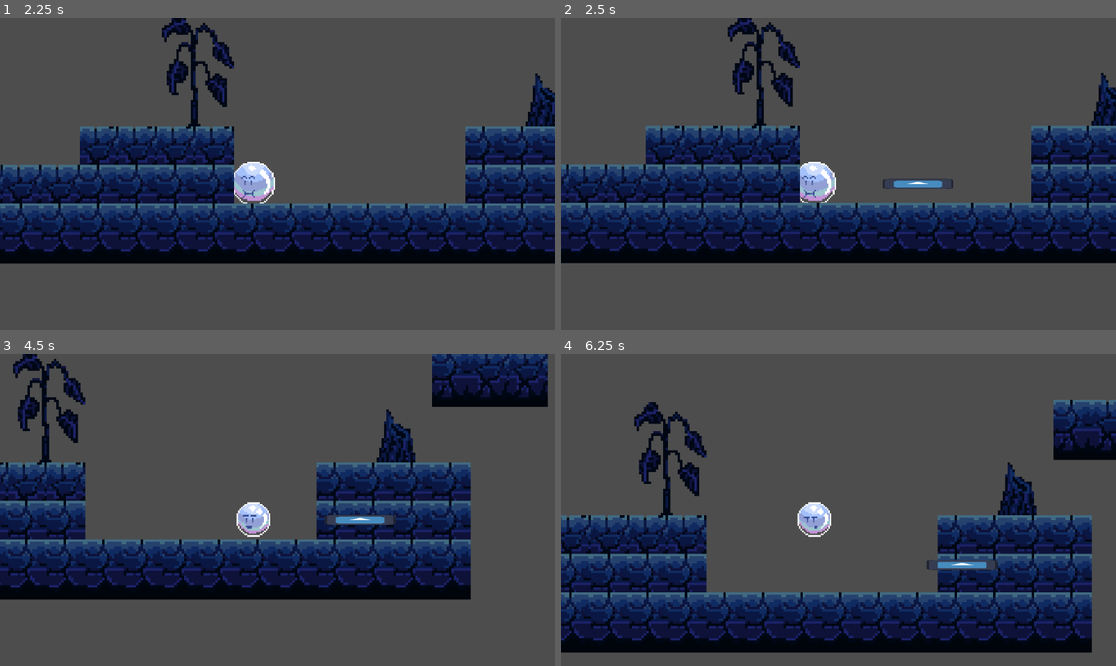
Above: before the commit, frames 1-4 (two rows, left to right).
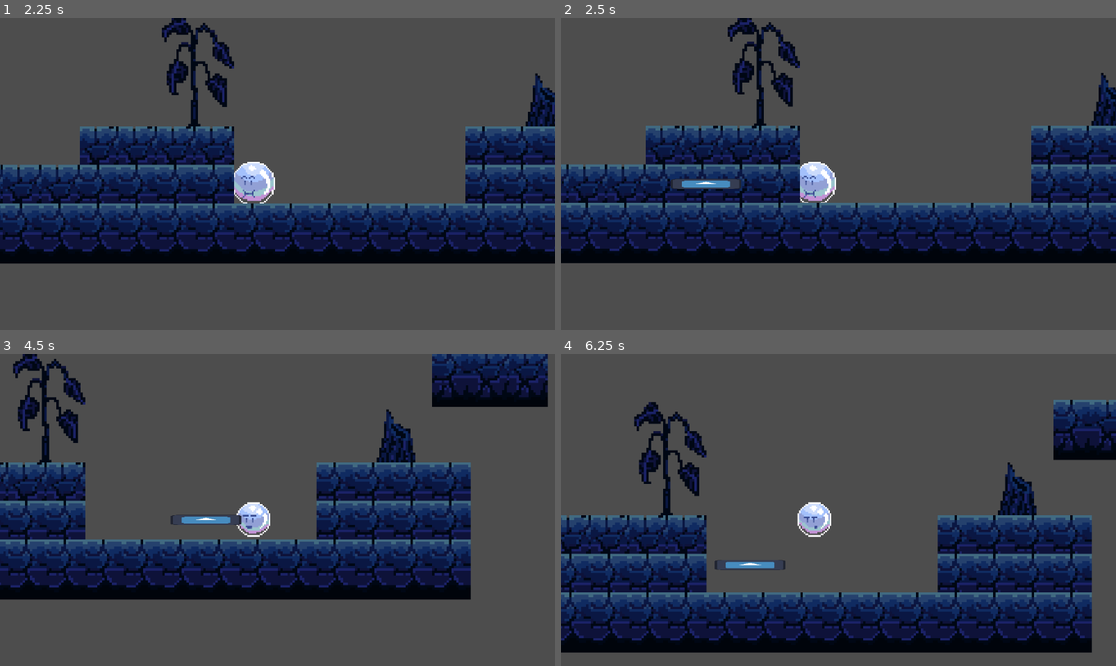
Above: after the commit, the same moments.

Repository: ricaardoandrees/CaracasGameJam2025
Game: Godot game, scene res://game.tscn
Same seed, same stepped clock (60 frames per second), same inputs: the game is played once before the commit and once after it. The engine's default icon, where the game draws it, is replaced by a stand-in: a white triangle on a blue panel in a dark square.
Inputs:
- Up to frame 1 (2.25 s): tap Enter (suicidarse) at 0.5 s; hold E (disparar) 0.53-1.28 s; hold D (derecha) 0.53-2.03 s; tap Space (saltar) at 0.77, 1.52 s; tap E (disparar) at 1.35 s; hold A (izquierda) from 2.03 s (still down); hold Q (inflar) from 2.03 s (still down)
- Up to frame 2 (2.5 s): keep holding A (izquierda); keep holding Q (inflar); tap E (disparar) at 2.3 s
- Up to frame 3 (4.5 s): release A (izquierda) at 2.78 s; release Q (inflar) at 2.78 s; hold D (derecha) 2.78-4.28 s; tap Enter (suicidarse) at 2.85 s; tap Space (saltar) at 3.02, 3.77 s; tap E (disparar) at 3.05, 4.35 s; hold E (disparar) 3.53-4.28 s; hold A (izquierda) from 4.28 s (still down)
- Up to frame 4 (6.25 s): tap Space (saltar) at 4.52, 6.02 s; release A (izquierda) at 5.03 s; hold D (derecha) 5.03-5.78 s; hold Q (inflar) 5.03-5.78 s; tap E (disparar) at 5.3, 6.05 s; hold A (izquierda) from 5.78 s (still down); tap Enter (suicidarse) at 5.85 s

Frame 1 is identical in both runs. In frame 2, 0.6% of the frame differs, in the area x 19-71%, y 51-55%; in frame 3, 0.7%, in the area x 30-72%, y 51-55%; in frame 4, 0.6%.

Commit message:
ahora dispara a la izquierda

Diff:
--- a/Scripts/PlayerBurbuja.gd
+++ b/Scripts/PlayerBurbuja.gd
@@ -64,4 +64,5 @@
 		print("piu piu")
 		var instancia = balla_burbuja.instantiate()
 		instancia.position = animated_sprite_2d.global_position
+		instancia.DIRECTION = DIRECTION
 		get_parent().add_child(instancia)
--- a/balla_burbuja.gd
+++ b/balla_burbuja.gd
@@ -2,7 +2,7 @@
 
 var DIRECTION = 1
 var SPEED = 100
-
+#
 #func _init(direction):
 	#print("me creo")
 	#DIRECTION = direction
@@ -16,4 +16,4 @@
 
 
 func _physics_process(delta: float) -> void:
-	position.x += 4
+	position.x += 4 * DIRECTION
Not shown: 1 places in Scenes/PlayerBurbuja.tscn that only renumber resources
